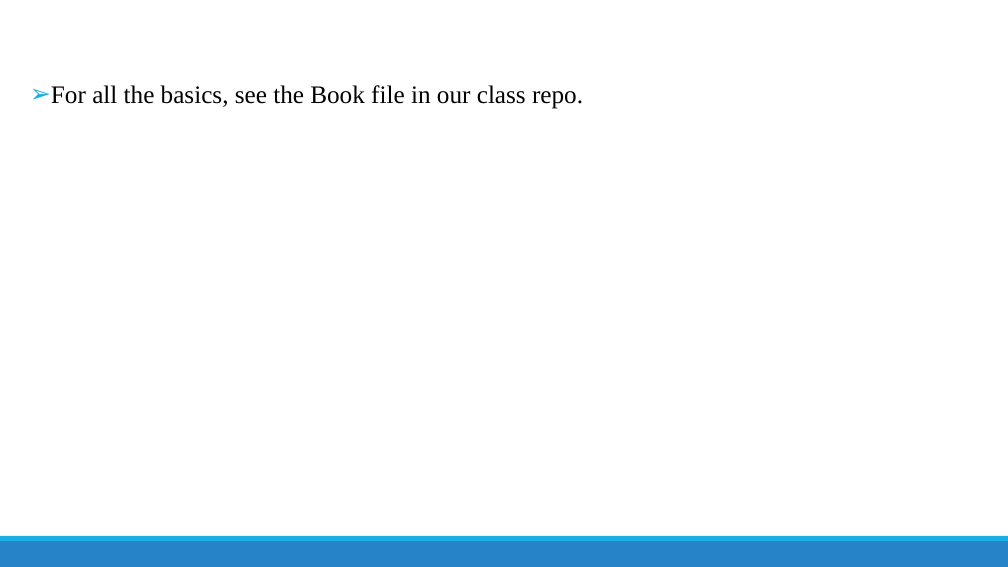
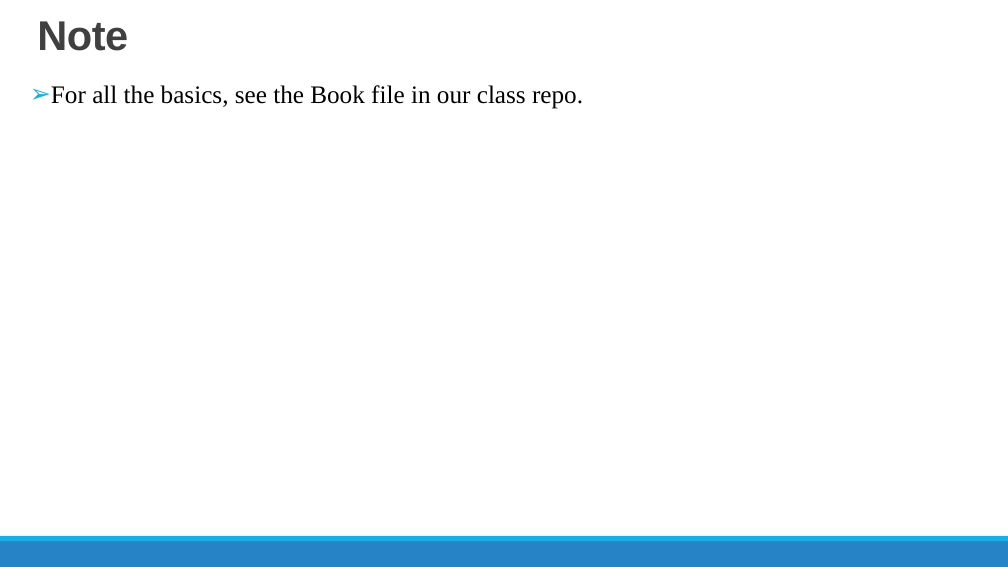
Before and after one commit to ysBach/SNU_AOclass, a slide deck: slide 2 of Notebooks/ppt/P02-Statistics.pptx. Drawn at 1008x567 pixels with LibreOffice and Linux fonts; fonts in the diff are those of the drawing. Boxes give left, top, right and bottom in pixels: in the first picture for what was removed or moved away, otherwise in the second. Text is boxed around its words. In the diff, an @@ line names an element or a change of style, - is before the commit and + after.

```diff
--- a/Notebooks/ppt/P02-Statistics.pptx
+++ b/Notebooks/ppt/P02-Statistics.pptx
@@ title added at (37,21,128,51), 39.6 pt, text #404040, bold @@
+Note
```
Also in this commit, not shown: 1 other slide changed, 2 slides added, 3 other files.
